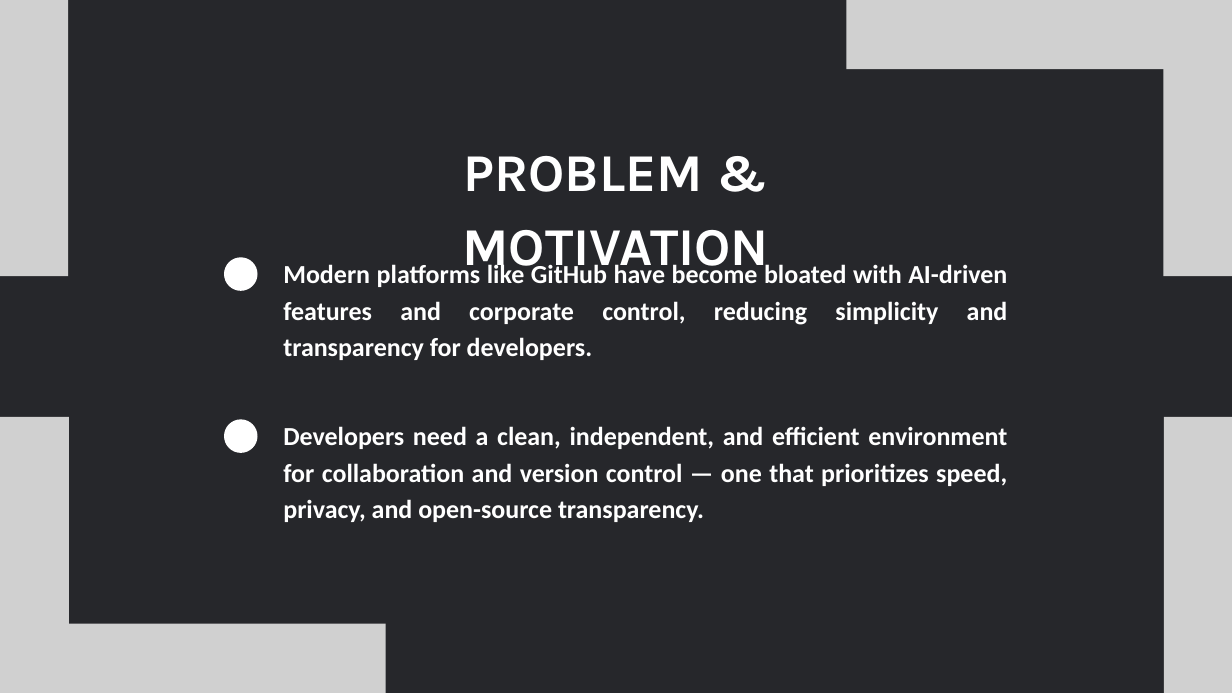
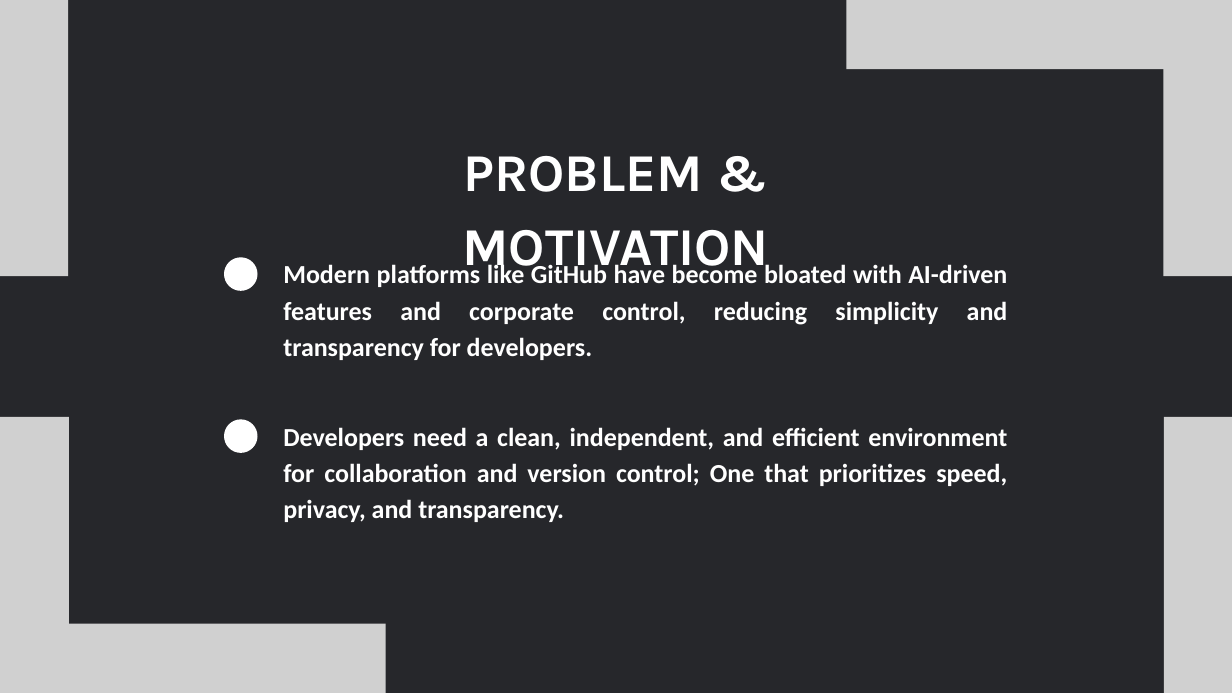
Before and after one commit to ElementaleLord/Chizel, a slide deck: slide 3 of docs/FYP Presentation.pptx. Drawn at 1232x693 pixels with LibreOffice and Linux fonts; fonts in the diff are those of the drawing; grey boxes stand for pictures. Boxes give left, top, right and bottom in pixels: in the first picture for what was removed or moved away, otherwise in the second. Text is boxed around its words. In the diff, an @@ line names an element or a change of style, - is before the commit and + after.

```diff
--- a/docs/FYP Presentation.pptx
+++ b/docs/FYP Presentation.pptx
@@ text at (x1=283, y1=427, x2=1007, y2=522): text changed @@
-Developers need a clean, independent, and efficient environment for collaboration and version control — one that prioritizes speed, privacy, and open-source transparency.
+Developers need a clean, independent, and efficient environment for collaboration and version control; One that prioritizes speed, privacy, and transparency.
```
Also in this commit, not shown: 6 other slides changed.
